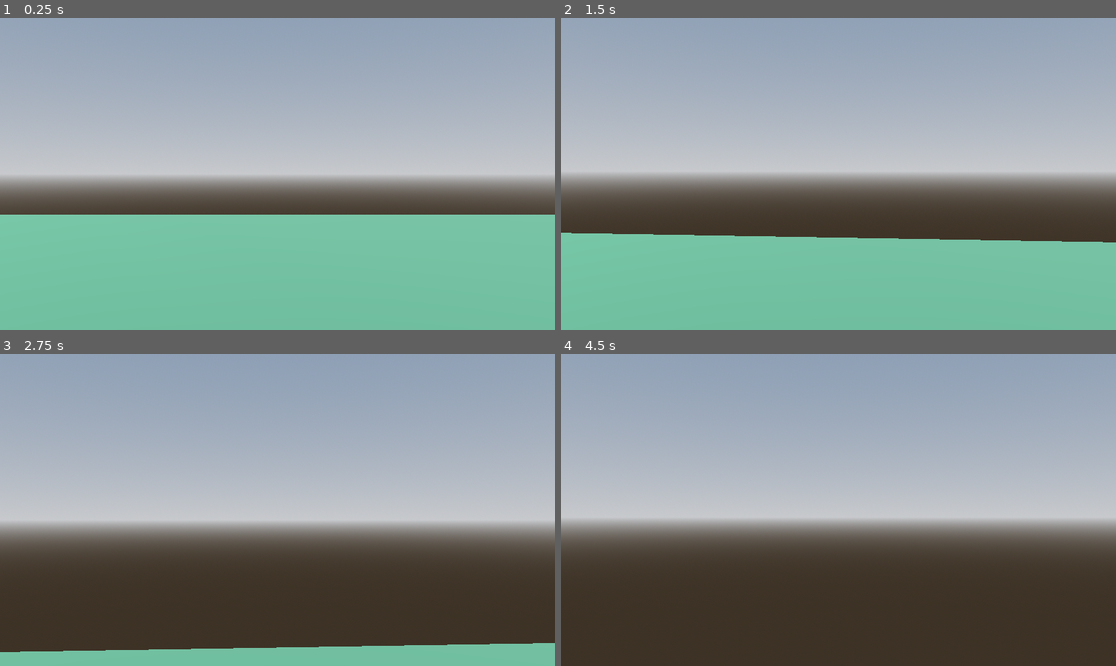
Above: before the commit, frames 1-4 (two rows, left to right).
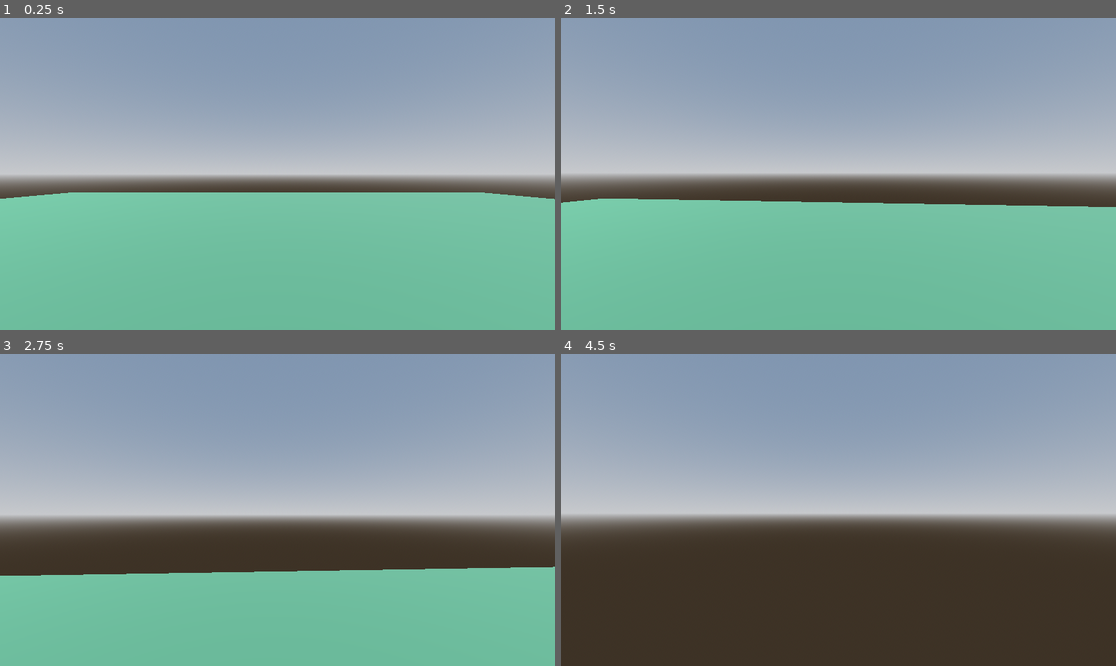
Above: after the commit, the same moments.

Repository: christian-suar/eyes-unseen
Game: Godot game, scene res://scenes/house.tscn
Same seed, same stepped clock (60 frames per second), same inputs: the game is played once before the commit and once after it.
Inputs (mouse positions are in pixels of both pictures, inside the frame that each line leads up to):
- Up to frame 1 (0.25 s): no input
- Up to frame 2 (1.5 s): tap Enter at 0.5 s; move the mouse to (866, 174) at 0.52 s; hold W (move_forward) from 0.53 s (still down); click (866, 174) at 0.6 s; tap Space (jump) at 0.77 s; move the mouse to (810, 174) at 1.27 s; tap Shift (sprint) at 1.35 s
- Up to frame 3 (2.75 s): keep holding W (move_forward); tap Space (jump) at 1.52 s; move the mouse to (288, 503) at 2.02 s; click (288, 503) at 2.1 s
- Up to frame 4 (4.5 s): keep holding W (move_forward); move the mouse to (832, 516) at 2.77 s; tap Shift (sprint) at 2.85, 4.35 s; tap Space (jump) at 3.02, 3.5, 3.77 s; move the mouse to (877, 513) at 3.52 s; click (877, 513) at 3.6 s; tap Enter at 4.25 s; move the mouse to (794, 506) at 4.27 s

The runs differ from the first frame. In frame 1, 12% of the frame differs, in the area x 0-100%, y 50-64%; in frame 2, 17%; in frame 3, 35%, in the area x 0-100%, y 51-96%; in frame 4, 10%.

Commit message:
figured out blur
figured out how to add blur

Diff:
--- a/material/shape_blur.tscn
+++ b/material/shape_blur.tscn
@@ -12,5 +12,7 @@
 [node name="material" type="Node3D"]
 
 [node name="MeshInstance3D" type="MeshInstance3D" parent="."]
-transform = Transform3D(0.999435, 0, 0, 0, 0.999435, 0, 0, 0, 0.999435, 0, 0, 0)
+transparency = 1.0
+cast_shadow = 0
+gi_mode = 0
 mesh = SubResource("SphereMesh_0rit6")
--- a/project.godot
+++ b/project.godot
@@ -55,5 +55,5 @@
 
 [rendering]
 
-renderer/rendering_method="gl_compatibility"
+renderer/rendering_method="mobile"
 renderer/rendering_method.mobile="gl_compatibility"
--- a/scenes/house.tscn
+++ b/scenes/house.tscn
@@ -14,6 +14,12 @@
 sky = SubResource("Sky_f5156")
 tonemap_mode = 2
 
+[sub_resource type="CameraAttributesPractical" id="CameraAttributesPractical_wxuh5"]
+dof_blur_far_enabled = true
+dof_blur_far_distance = 2.3
+dof_blur_near_distance = 4.18
+dof_blur_amount = 0.15
+
 [sub_resource type="StandardMaterial3D" id="StandardMaterial3D_eohih"]
 albedo_color = Color(0.211765, 0.360784, 0.27451, 1)
 emission = Color(0.937255, 0.937255, 0.937255, 1)
@@ -27,6 +33,7 @@
 
 [node name="WorldEnvironment" type="WorldEnvironment" parent="."]
 environment = SubResource("Environment_dpu7k")
+camera_attributes = SubResource("CameraAttributesPractical_wxuh5")
 
 [node name="CSGBox3DFloor" type="CSGBox3D" parent="."]
 transform = Transform3D(1, 0, 0, 0, 1, 0, 0, 0, 1, 0, -0.463539, 0)
@@ -36,3 +43,6 @@
 
 [node name="TempPlayer" parent="." instance=ExtResource("1_faaw3")]
 transform = Transform3D(1, 0, 0, 0, 1, 0, 0, 0, 1, 0, 1, 0)
+
+[node name="CSGBox3D" type="CSGBox3D" parent="."]
+transform = Transform3D(1, 0, 0, 0, 1, 0, 0, 0, 1, 4.33119, 2.77692, -1.55242)
--- a/scenes/temp_player.tscn
+++ b/scenes/temp_player.tscn
@@ -20,4 +20,3 @@
 transform = Transform3D(1, 0, 0, 0, 1, 0, 0, 0, 1, 0, 0.464368, 0)
 
 [node name="Camera3D" type="Camera3D" parent="Node3D"]
-fov = 37.8493
--- a/shape_blur.tscn
+++ b/shape_blur.tscn
@@ -1,25 +1,14 @@
-[gd_scene load_steps=4 format=3 uid="uid://dr7gp2254ar6c"]
+[gd_scene load_steps=2 format=3 uid="uid://dr7gp2254ar6c"]
 
-[ext_resource type="Shader" path="res://transparency.gdshader" id="1_sovq2"]
-
-[sub_resource type="ShaderMaterial" id="ShaderMaterial_pi085"]
-render_priority = 0
-shader = ExtResource("1_sovq2")
-
-[sub_resource type="ShaderMaterial" id="ShaderMaterial_6kfc2"]
-render_priority = 0
-shader = ExtResource("1_sovq2")
+[sub_resource type="StandardMaterial3D" id="StandardMaterial3D_oj3os"]
+transparency = 1
+albedo_color = Color(1, 1, 1, 0.345098)
 
 [node name="ShapeBlur" type="Node3D"]
-
-[node name="CSGBox3D" type="CSGBox3D" parent="."]
-cast_shadow = 0
-flip_faces = true
-material = SubResource("ShaderMaterial_pi085")
 
 [node name="CSGBox3D2" type="CSGBox3D" parent="."]
 cast_shadow = 0
 gi_mode = 0
 calculate_tangents = false
 flip_faces = true
-material = SubResource("ShaderMaterial_6kfc2")
+material = SubResource("StandardMaterial3D_oj3os")
Not shown: 1 places in scenes/house.tscn that only renumber resources
